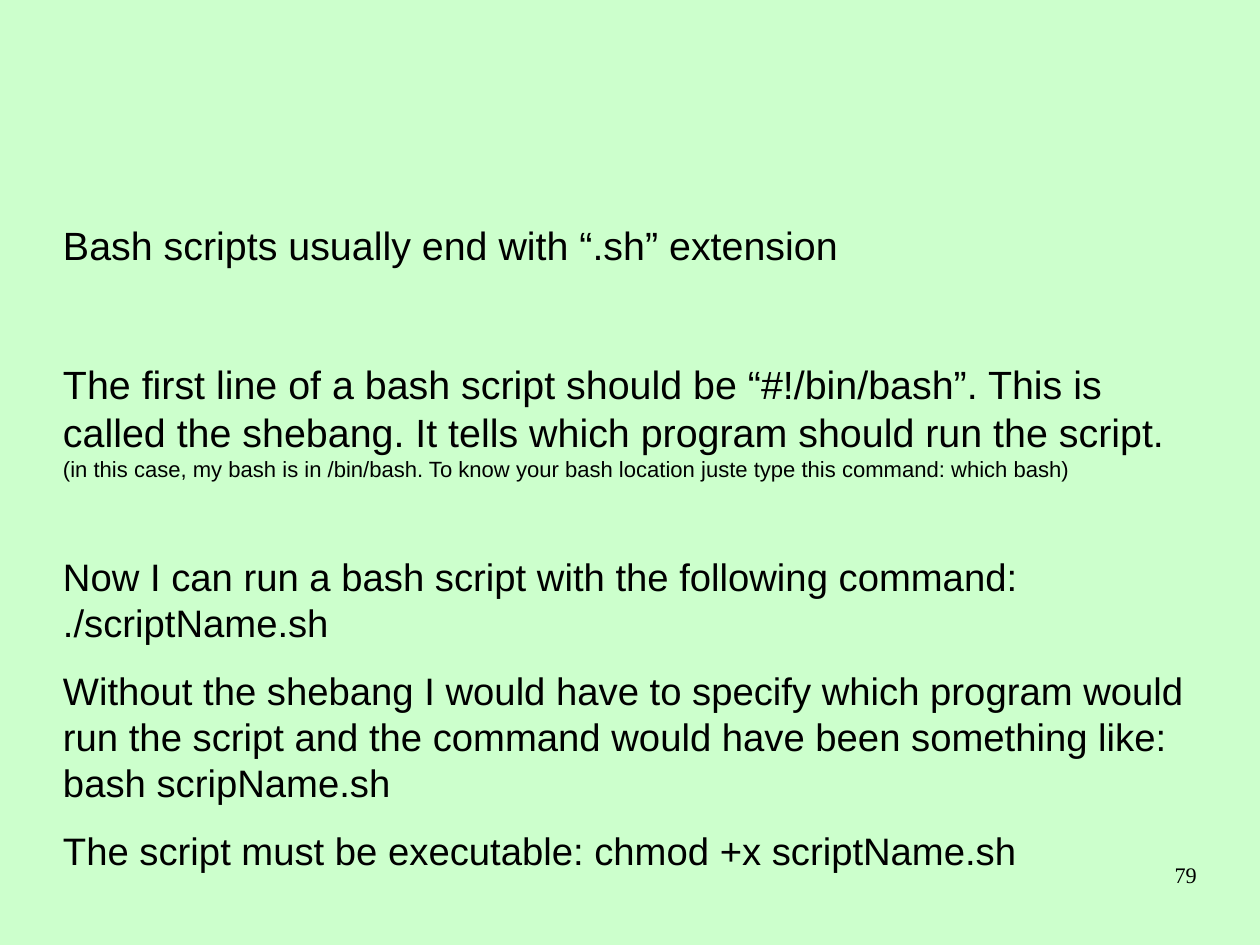
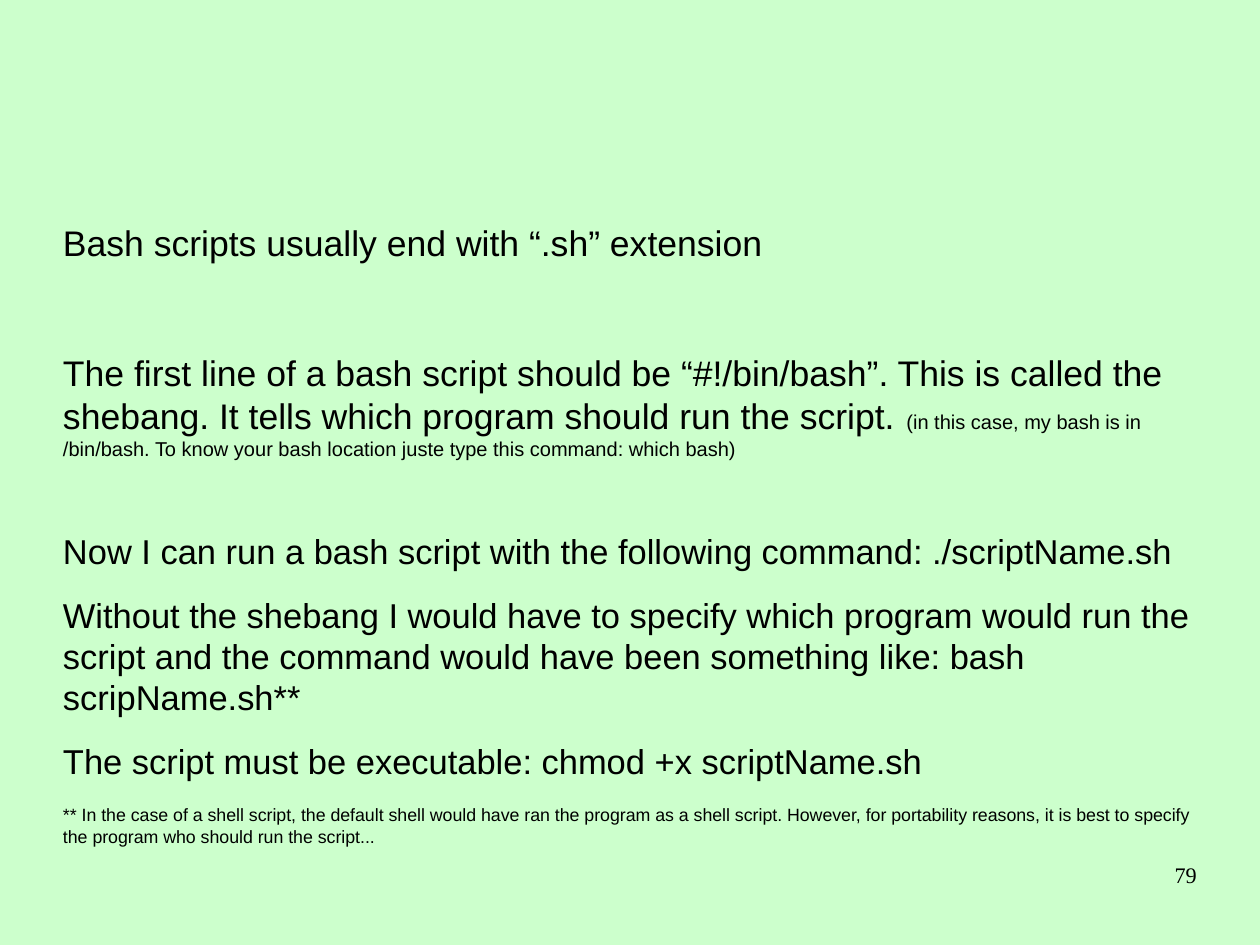
Before and after one commit to Clibre/An-introduction-to-bash, a slide deck: slide 79 of presentation/presentation.odp. Drawn at 1260x945 pixels with LibreOffice and Linux fonts; fonts in the diff are those of the drawing. Boxes give left, top, right and bottom in pixels: in the first picture for what was removed or moved away, otherwise in the second. Text is boxed around its words. In the diff, an @@ line names an element or a change of style, - is before the commit and + after.

Commit message:
ajout des array et quelques détails concernant les script bash

```diff
--- a/presentation/presentation.odp
+++ b/presentation/presentation.odp
@@ text at [63, 230, 1171, 781]: size 24.8 to 22.4 pt in "Bash scripts usually end with “.sh” extension", "The first line of a bash script ..."; size 13.9 to 12.6 pt in "(in this case, my bash is in ..."; size 24.1 to 21.8 pt in "Now I can run a bash script ...", "The script must be executable: chmod +x ..." @@
@@ text at [63, 603, 1189, 717]: text changed; size 24.1 to 21.8 pt @@
-Without the shebang I would have to specify which program would run the script and the command would have been something like: bash scripName.sh
+Without the shebang I would have to specify which program would run the script and the command would have been something like: bash scripName.sh**
@@ text at [63, 808, 1189, 847]: paragraph added @@
+** In the case of a shell script, the default shell would have ran the program as a shell script. However, for portability reasons, it is best to specify the program who should run the script...
```
Also in this commit, not shown: 4 other slides changed, 3 slides added, 1 slide removed, 5 other files.
